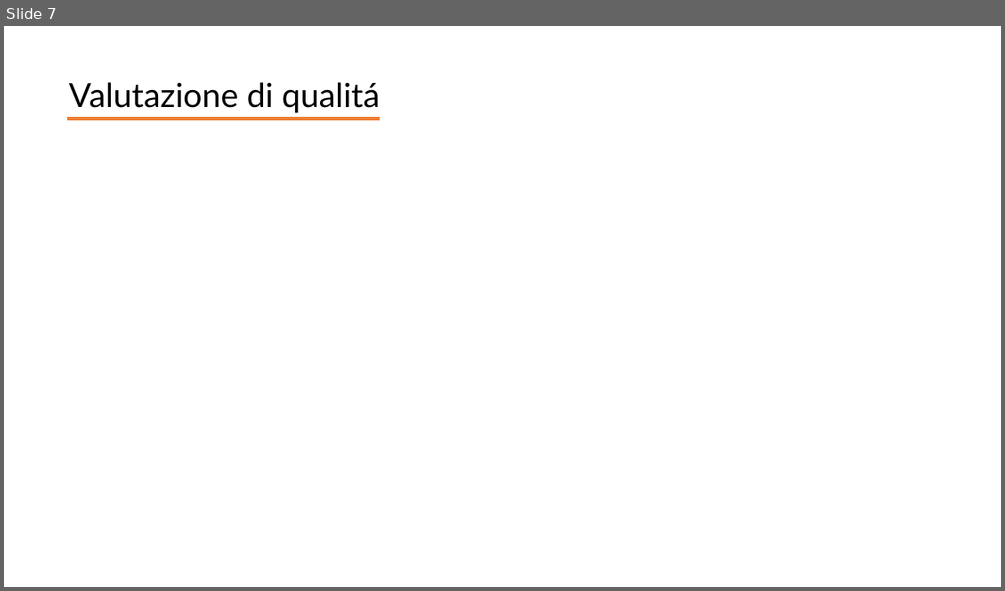
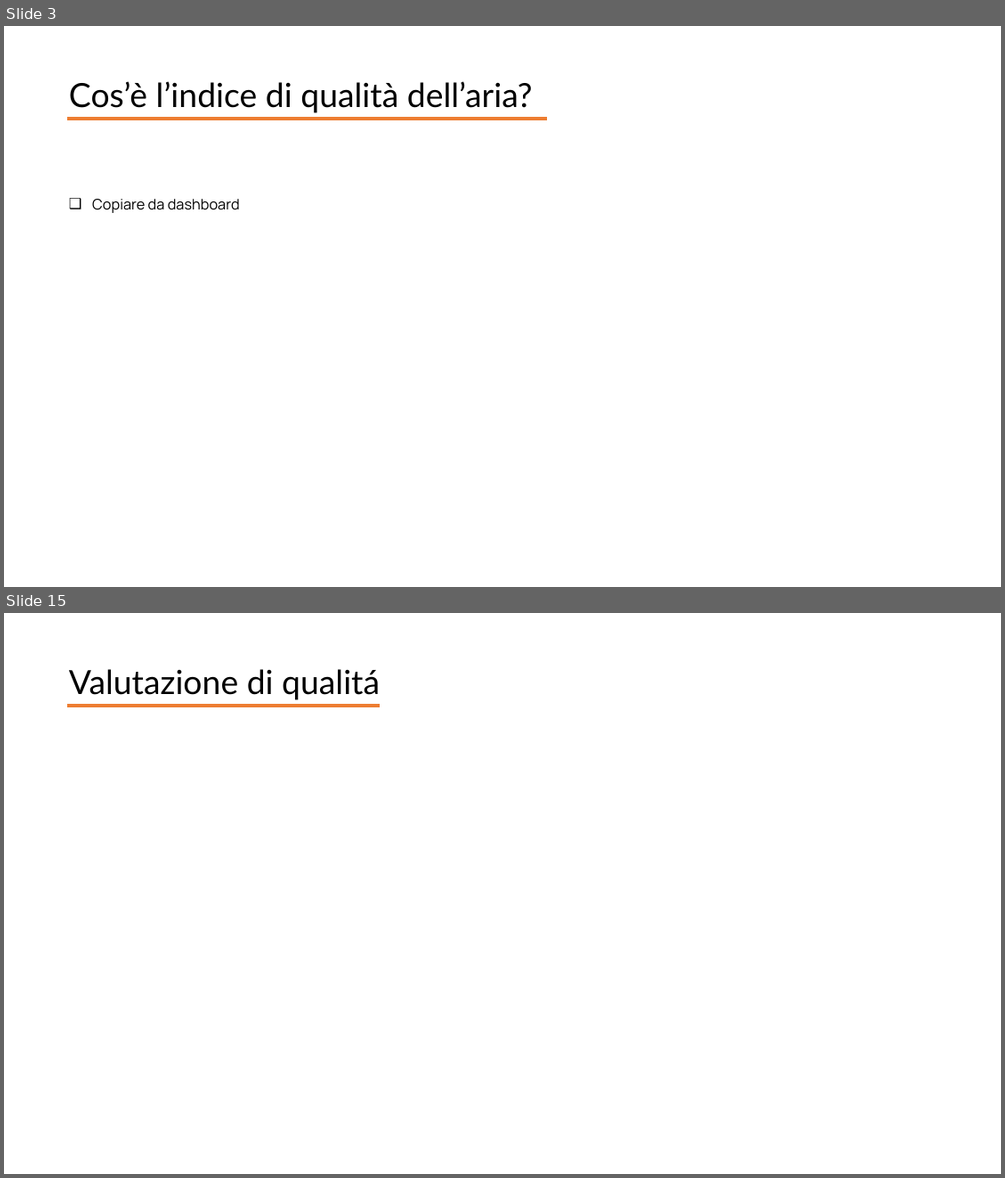
Before and after one commit to giocoal/air-quality-milano-interactive-data-visualization-tableau, a slide deck: Report/Report_progetto_Carbone_Cavallaro_Marconzini_Scuri.pptx. Shown one above the other, each under a label of ours: slide 7 before the commit, slides 3 and 15 after it; the slides between them are not shown. The pictures are 1005x591 and 1005x1178 pixels, drawn with LibreOffice and Linux fonts; fonts in the diff are those of the drawing. Boxes give left, top, right and bottom in pixels: in the first picture for what was removed or moved away, otherwise in the second. Text is boxed around its words. In the diff, an @@ line names an element or a change of style, - is before the commit and + after.

```diff
--- a/Report/Report_progetto_Carbone_Cavallaro_Marconzini_Scuri.pptx
+++ b/Report/Report_progetto_Carbone_Cavallaro_Marconzini_Scuri.pptx
@@ slide 3 added at (4, 26, 1001, 587), background #FFFFFF @@
@@ text added at (69, 81, 533, 113), 32 pt, text #000000 @@
+Cos’è l’indice di qualità dell’aria?
@@ line added from (67, 119) to (547, 119), #ED7D31 3 pt @@
@@ text added at (92, 199, 240, 213), 14 pt, text #000000 @@
+❑ Copiare da dashboard
@@ what was slide 7 is now slide 15 @@
```
Also in this commit, not shown: 6 slides changed, 8 other slides added, 1 slide removed.
